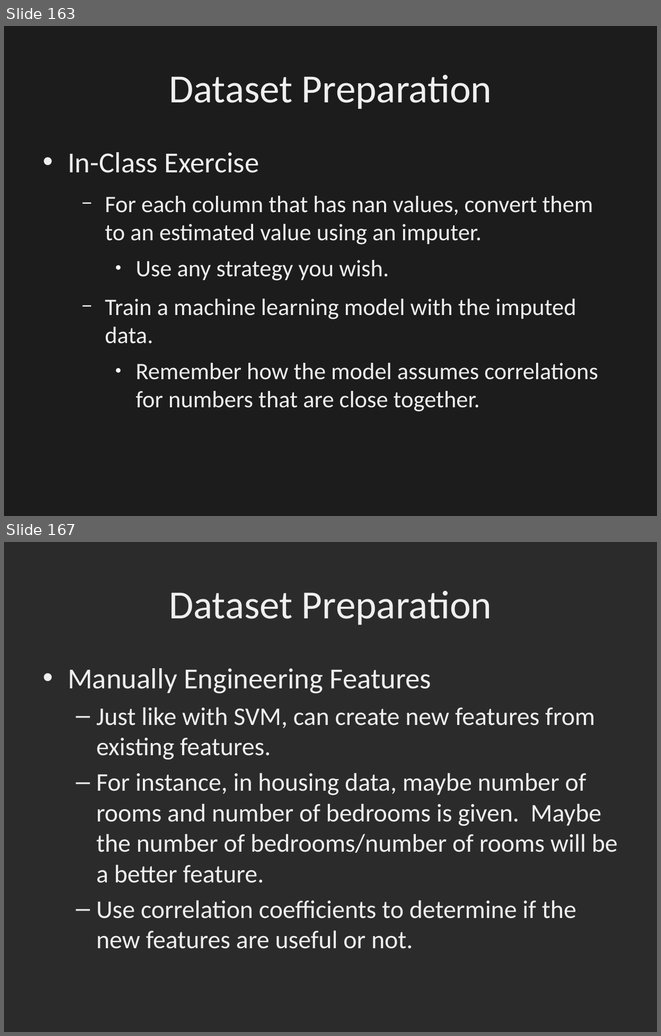
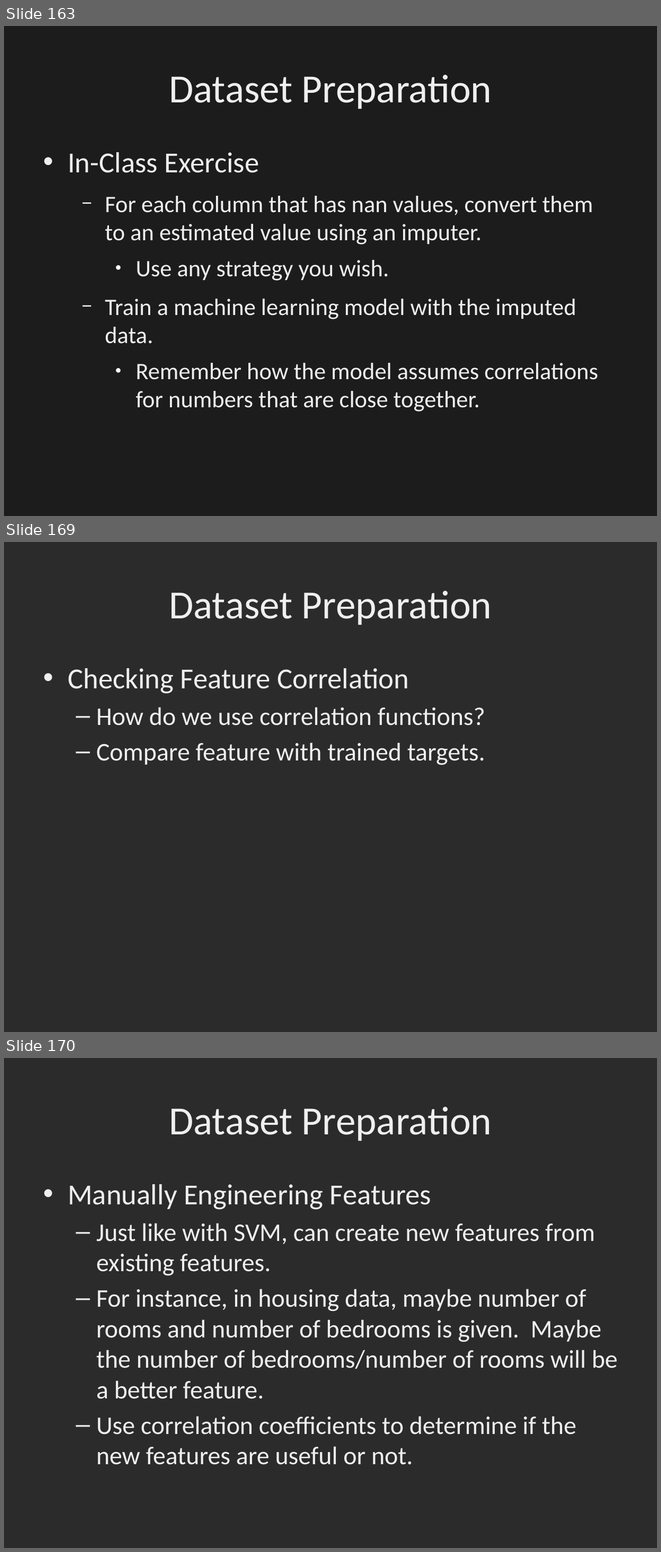
Before and after one commit to dbowmans46/PracticalProgramming, a slide deck: Session 7 - Python/Instructional Material/Session 7 - Python Brief Intro to Machine Learning with Scikit Learn.odp. Shown one above the other, each under a label of ours: slides 163 and 167 before the commit, slides 163, 169 and 170 after it; the slides between them are not shown. The pictures are 661x1036 and 661x1552 pixels, drawn with LibreOffice and Linux fonts; fonts in the diff are those of the drawing; background and template pictures are left out; a plain dark background stands for a picture behind light text. Boxes give left, top, right and bottom in pixels: in the first picture for what was removed or moved away, otherwise in the second. Text is boxed around its words. In the diff, an @@ line names an element or a change of style, - is before the commit and + after.

Commit message:
Added examples for correlation factors, updated slides with more correlation info.

```diff
--- a/Session 7 - Python/Instructional Material/Session 7 - Python Brief Intro to Machine Learning with Scikit Learn.odp
+++ b/Session 7 - Python/Instructional Material/Session 7 - Python Brief Intro to Machine Learning with Scikit Learn.odp
@@ slide 169 added at [4, 542, 657, 1032], background picture (left out) @@
@@ title added at [169, 591, 492, 625], 44 pt, text #EFEFEF @@
+Dataset Preparation
@@ text added at [68, 668, 485, 765], 28 pt, text #EFEFEF @@
+• Checking Feature Correlation
+  – How do we use correlation functions?
+  – Compare feature with trained targets.
@@ what was slide 167 is now slide 170 @@
```
Also in this commit, not shown: 5 slides changed, 2 other slides added, 1 other file.
